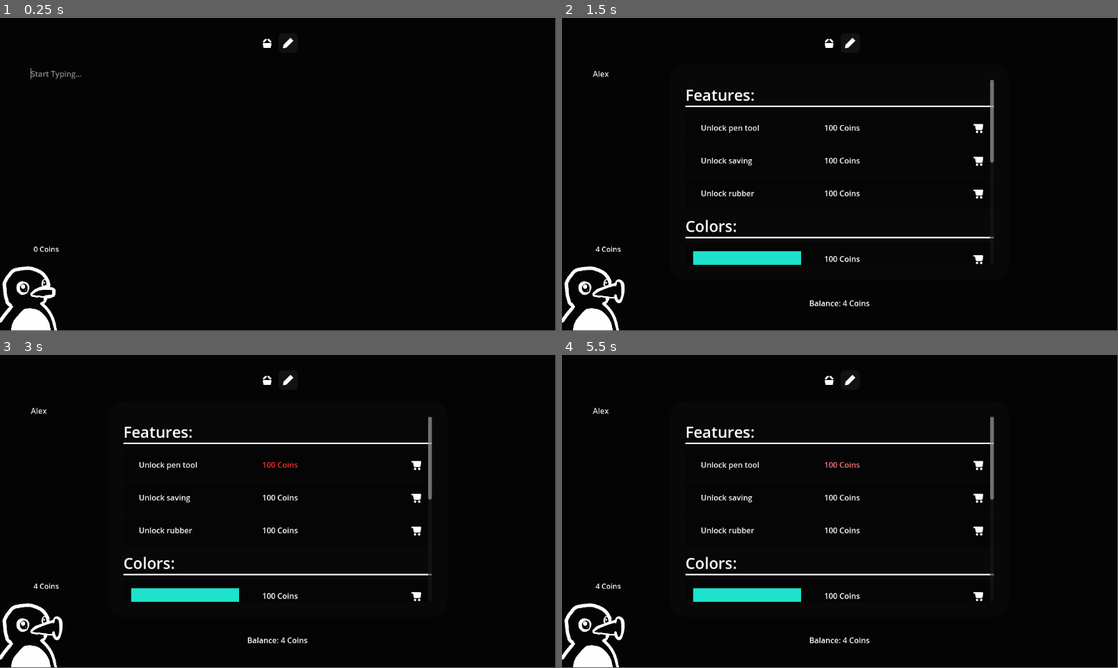
Above: before the commit, frames 1-4 (two rows, left to right).
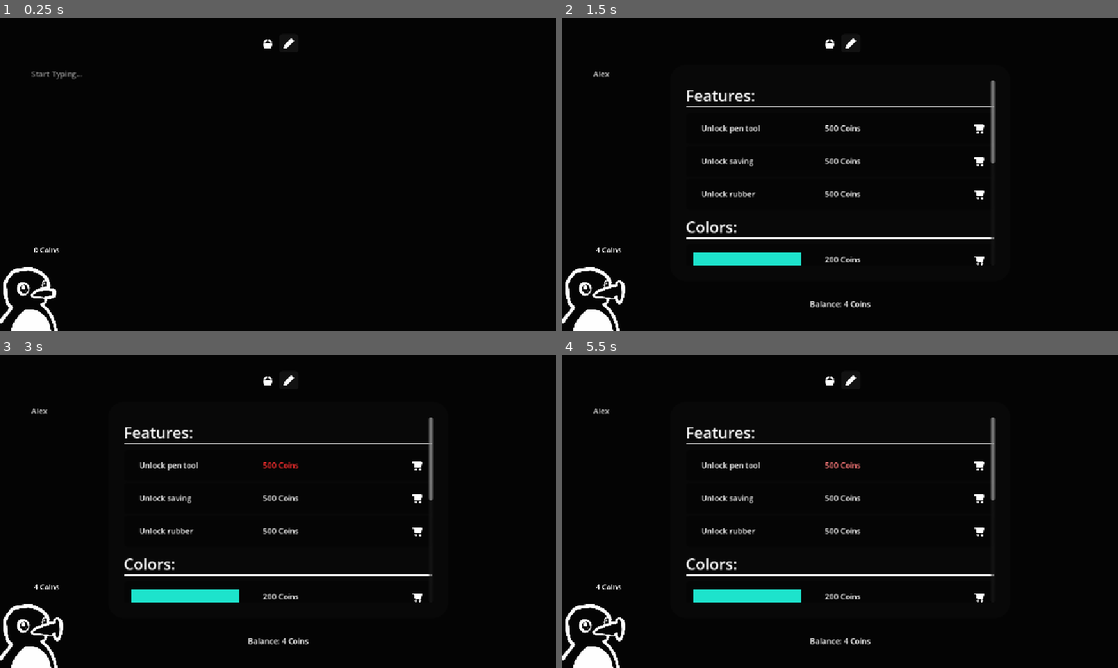
Above: after the commit, the same moments.

Repository: Username4D/nootnotes
Game: Godot game, scene res://scenes/view.tscn
Two runs of this game, one before a commit and one after it. Both use one fixed random seed, a clock stepped at 60 frames per second and the inputs below.
Inputs (mouse positions are in pixels of both pictures, inside the frame that each line leads up to):
- Up to frame 1 (0.25 s): no input
- Up to frame 2 (1.5 s): click (840, 187) at 0.52 s; type "Alex" at 0.6 s; click (828, 43) at 1.25 s
- Up to frame 3 (3 s): click (289, 380) at 2 s; click (417, 464) at 2.77 s
- Up to frame 4 (5.5 s): click (828, 380) at 3.5 s; click (851, 380) at 4.25 s; click (979, 464) at 5.02 s
In our replay, the window is 799x449 before the commit and 800x450 after it. These sizes can differ from the game's own. Grey fills any space a smaller window leaves; there, only what the larger window draws over its background counts as a difference.

The runs differ from the first frame. In frame 1, 0.5% of the frame differs, in the area x 0-53%, y 6-100%; in frame 2, 2.8%, in the area x 0-78%, y 6-100%; in frame 3, 2.8%; in frame 4, 2.8%.

Commit message:
minor fix, added readme, adjusted shop prices

Diff:
--- a/Scripts/drawing_area.gd
+++ b/Scripts/drawing_area.gd
@@ -7,7 +7,7 @@
 	UiHandler.mode_update.connect(m_update)
 
 func m_update():
-	if UiHandler.mode == "draw" or "clear":
+	if UiHandler.mode == "draw" or UiHandler.mode == "clear":
 		self.visible = true
 	else:
 		self.visible = false
--- a/project.godot
+++ b/project.godot
@@ -18,6 +18,10 @@
 
 UiHandler="*res://Scripts/ui_handler.gd"
 PurchaseManager="*res://Scripts/purchase_manager.gd"
+
+[display]
+
+window/stretch/mode="canvas_items"
 
 [editor_plugins]
 
--- a/scenes/shop.tscn
+++ b/scenes/shop.tscn
@@ -46,14 +46,17 @@
 [node name="draw" parent="ScrollContainer/VBoxContainer" instance=ExtResource("2_xfvoa")]
 layout_mode = 2
 product_name = "Unlock pen tool"
+price = 500
 
 [node name="save" parent="ScrollContainer/VBoxContainer" instance=ExtResource("2_xfvoa")]
 layout_mode = 2
 product_name = "Unlock saving"
+price = 500
 
 [node name="clear" parent="ScrollContainer/VBoxContainer" instance=ExtResource("2_xfvoa")]
 layout_mode = 2
 product_name = "Unlock rubber"
+price = 500
 
 [node name="Colors" parent="ScrollContainer/VBoxContainer" instance=ExtResource("1_lx5au")]
 layout_mode = 2
@@ -63,48 +66,56 @@
 is_color = true
 product_name = "Unlock Menu"
 color = Color(0.1157, 0.89, 0.799665, 1)
+price = 200
 
 [node name="menu3" parent="ScrollContainer/VBoxContainer" instance=ExtResource("2_xfvoa")]
 layout_mode = 2
 is_color = true
 product_name = "Unlock Menu"
 color = Color(0.269647, 0.90138, 0.599112, 1)
+price = 200
 
 [node name="menu4" parent="ScrollContainer/VBoxContainer" instance=ExtResource("2_xfvoa")]
 layout_mode = 2
 is_color = true
 product_name = "Unlock Menu"
 color = Color(0.883873, 0.772045, 0.18079, 1)
+price = 200
 
 [node name="menu5" parent="ScrollContainer/VBoxContainer" instance=ExtResource("2_xfvoa")]
 layout_mode = 2
 is_color = true
 product_name = "Unlock Menu"
 color = Color(0.990301, 0.683452, 0.634004, 1)
+price = 200
 
 [node name="menu6" parent="ScrollContainer/VBoxContainer" instance=ExtResource("2_xfvoa")]
 layout_mode = 2
 is_color = true
 product_name = "Unlock Menu"
 color = Color(0.987733, 0.657215, 0.809396, 1)
+price = 200
 
 [node name="menu7" parent="ScrollContainer/VBoxContainer" instance=ExtResource("2_xfvoa")]
 layout_mode = 2
 is_color = true
 product_name = "Unlock Menu"
 color = Color(0.880322, 0.684221, 0.983737, 1)
+price = 200
 
 [node name="menu8" parent="ScrollContainer/VBoxContainer" instance=ExtResource("2_xfvoa")]
 layout_mode = 2
 is_color = true
 product_name = "Unlock Menu"
 color = Color(0.714854, 0.756013, 0.993393, 1)
+price = 200
 
 [node name="menu9" parent="ScrollContainer/VBoxContainer" instance=ExtResource("2_xfvoa")]
 layout_mode = 2
 is_color = true
 product_name = "Unlock Menu"
 color = Color(0.539218, 0.808748, 0.990923, 1)
+price = 200
 
 [node name="coins" type="Label" parent="."]
 layout_mode = 0
Not shown: 1 places in Test.tscn that only renumber resources
Not shown, added: export_presets.cfg
Not shown, added: README.md
